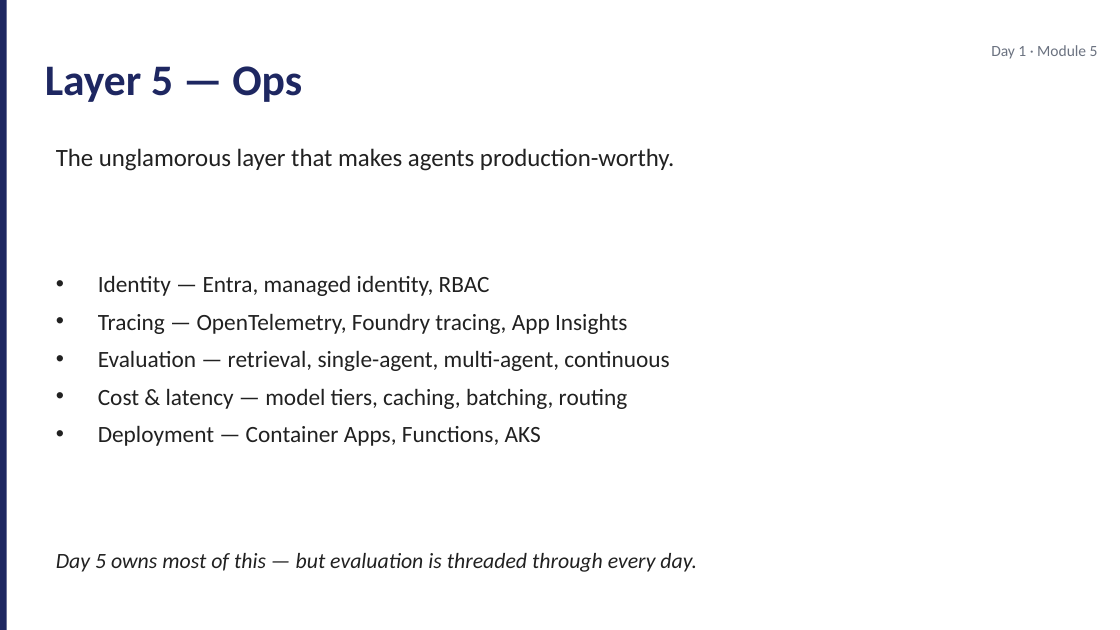
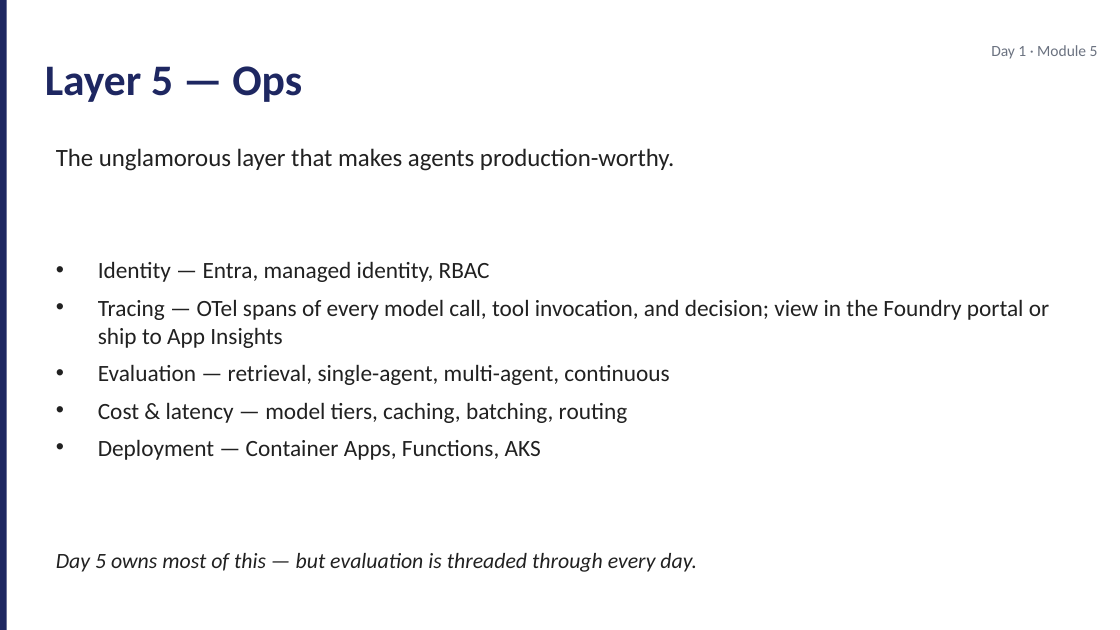
Before and after one commit to JimPiquant/Building-AI-Apps-and-Agents, a slide deck: slide 7 of decks/day1/module-5-agent-stack.pptx. Drawn at 1120x630 pixels with LibreOffice and Linux fonts; fonts in the diff are those of the drawing. Boxes give left, top, right and bottom in pixels: in the first picture for what was removed or moved away, otherwise in the second. Text is boxed around its words. In the diff, an @@ line names an element or a change of style, - is before the commit and + after.

```diff
--- a/decks/day1/module-5-agent-stack.pptx
+++ b/decks/day1/module-5-agent-stack.pptx
@@ text at (98,299,1049,348): text changed @@
-• Tracing — OpenTelemetry, Foundry tracing, App Insights
+• Tracing — OTel spans of every model call, tool invocation, and decision; view in the Foundry portal or ship to App Insights
```
Also in this commit, not shown: 10 other files.
